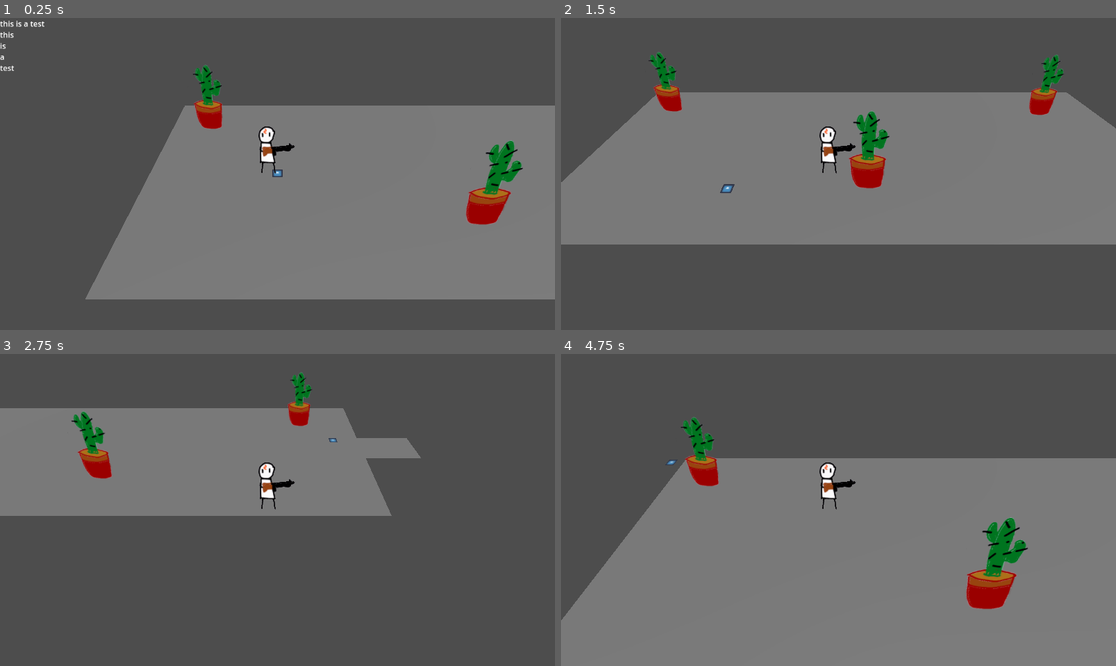
Above: before the commit, frames 1-4 (two rows, left to right).
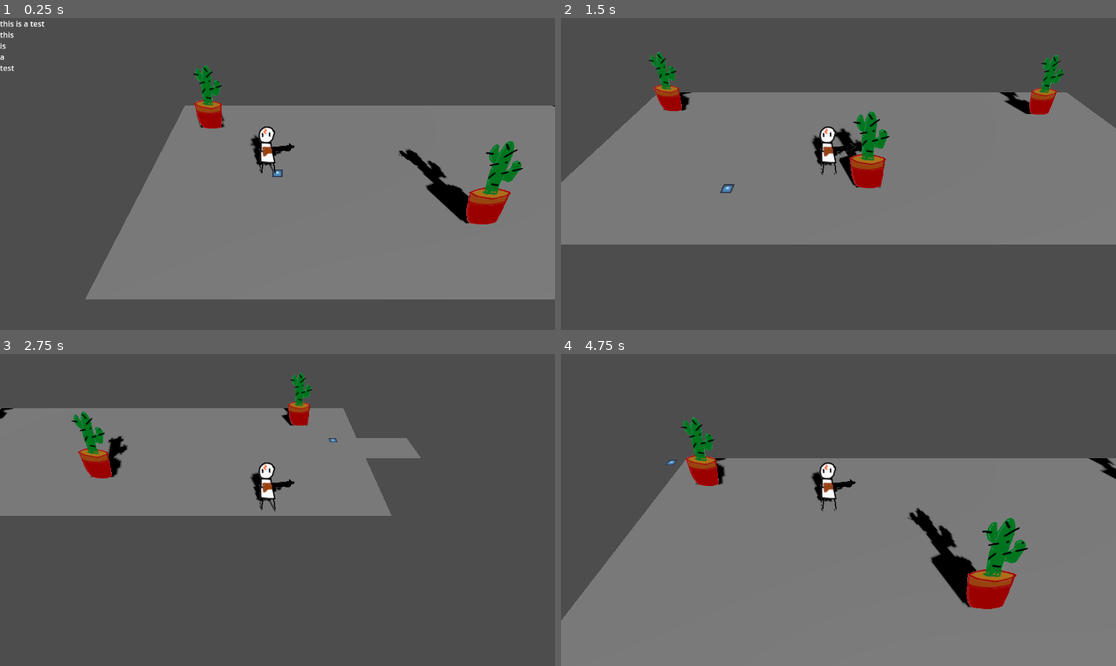
Above: after the commit, the same moments.

Repository: gmuGADIG/DEADSHOT
Game: Godot game, scene res://test_scenes/demo1/demo_a.tscn
Two runs of this game, one before a commit and one after it. Both use one fixed random seed, a clock stepped at 60 frames per second and the inputs below. This scene is started directly instead of the project's main scene. The engine's default icon, where the game draws it, is replaced by a stand-in: a white triangle on a blue panel in a dark square.
Inputs (mouse positions are in pixels of both pictures, inside the frame that each line leads up to):
- Up to frame 1 (0.25 s): no input
- Up to frame 2 (1.5 s): tap Enter at 0.5 s; move the mouse to (960, 158) at 0.52 s; hold D (move_right) 0.53-1.28 s; click (960, 158) at 0.6 s; move the mouse to (727, 189) at 1.27 s; hold S (move_down) from 1.28 s (still down); tap E (interact) at 1.35 s
- Up to frame 3 (2.75 s): move the mouse to (333, 441) at 2.02 s; release S (move_down) at 2.03 s; hold D (move_right) from 2.03 s (still down); tap Space (roll) at 2.1 s
- Up to frame 4 (4.75 s): move the mouse to (810, 572) at 2.77 s; release D (move_right) at 2.78 s; hold W (move_up) 2.78-3.53 s; click (810, 572) at 2.85 s; move the mouse to (1005, 556) at 3.52 s; hold E (interact) 3.53-4.28 s; hold A (move_left) from 3.53 s (still down); move the mouse to (672, 463) at 4.27 s; tap Space (roll) at 4.35 s

The runs differ from the first frame. In frame 1, 1.1% of the frame differs, in the area x 34-100%, y 14-67%; in frame 2, 0.8%; in frame 3, 0.5%; in frame 4, 1.6%, in the area x 22-100%, y 20-82%.

Commit message:
Added shadows

Diff:
--- a/test_scenes/demo1/demo_a.tscn
+++ b/test_scenes/demo1/demo_a.tscn
@@ -19,14 +19,17 @@
 
 [node name="Cactus" type="Sprite3D" parent="World" index="2"]
 transform = Transform3D(1, 0, 0, 0, 0.866025, 0.5, 0, -0.5, 0.866025, -6.08085, 1.35212, -2.54946)
+alpha_cut = 1
 texture = ExtResource("2_yl5fl")
 
 [node name="Cactus2" type="Sprite3D" parent="World" index="3"]
 transform = Transform3D(1, 0, 0, 0, 0.866025, 0.5, 0, -0.5, 0.866025, 4.52835, 1.35212, 2.91099)
+alpha_cut = 1
 texture = ExtResource("2_yl5fl")
 
 [node name="Cactus3" type="Sprite3D" parent="World" index="4"]
 transform = Transform3D(1, 0, 0, 0, 0.866025, 0.5, 0, -0.5, 0.866025, 14.5163, 1.35212, -2.19461)
+alpha_cut = 1
 texture = ExtResource("2_yl5fl")
 
 [node name="Exit" parent="." index="1" instance=ExtResource("4_yl5fl")]
--- a/test_scenes/demo1/demo_b.tscn
+++ b/test_scenes/demo1/demo_b.tscn
@@ -19,18 +19,22 @@
 
 [node name="Cactus" type="Sprite3D" parent="World" index="2"]
 transform = Transform3D(1, 0, 0, 0, 0.866025, 0.5, 0, -0.5, 0.866025, -0.31956434, 1.3521191, 5.0705338)
+alpha_cut = 1
 texture = ExtResource("2_7te3a")
 
 [node name="Cactus2" type="Sprite3D" parent="World" index="3"]
 transform = Transform3D(1, 0, 0, 0, 0.866025, 0.5, 0, -0.5, 0.866025, -6.585593, 1.3521205, -1.8700318)
+alpha_cut = 1
 texture = ExtResource("2_7te3a")
 
 [node name="Cactus3" type="Sprite3D" parent="World" index="4"]
 transform = Transform3D(1, 0, 0, 0, 0.866025, 0.5, 0, -0.5, 0.866025, 6.5182443, 1.35212, -0.7042122)
+alpha_cut = 1
 texture = ExtResource("2_7te3a")
 
 [node name="Cactus4" type="Sprite3D" parent="World" index="5"]
 transform = Transform3D(1, 0, 0, 0, 0.866025, 0.5, 0, -0.5, 0.866025, 8.573559, 1.35212, 5.04492)
+alpha_cut = 1
 texture = ExtResource("2_7te3a")
 
 [node name="Left" parent="." index="1" instance=ExtResource("4_l2hbl")]
--- a/world/levels/level_base.tscn
+++ b/world/levels/level_base.tscn
@@ -11,6 +11,7 @@
 
 [node name="Sun" type="DirectionalLight3D" parent="World"]
 transform = Transform3D(0.9247388, -0.25272667, 0.28458288, 0, 0.74771696, 0.6640176, -0.38060242, -0.61404276, 0.6914429, 0, 0, 0)
+shadow_enabled = true
 
 [node name="Floor" parent="World" instance=ExtResource("1_8hxjk")]
 
